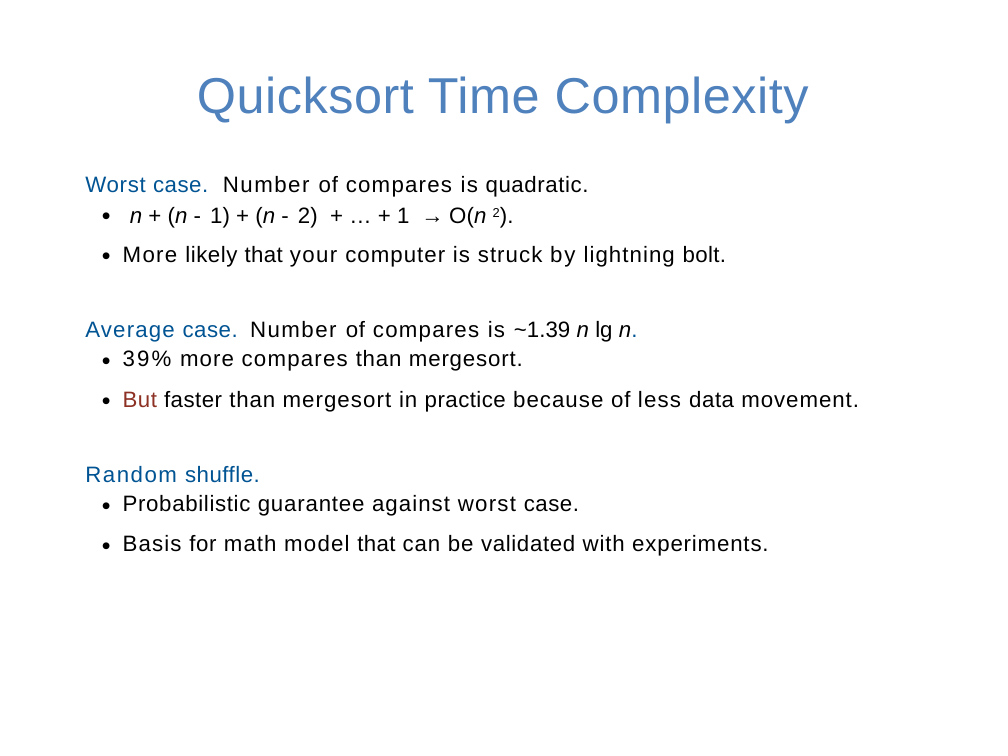
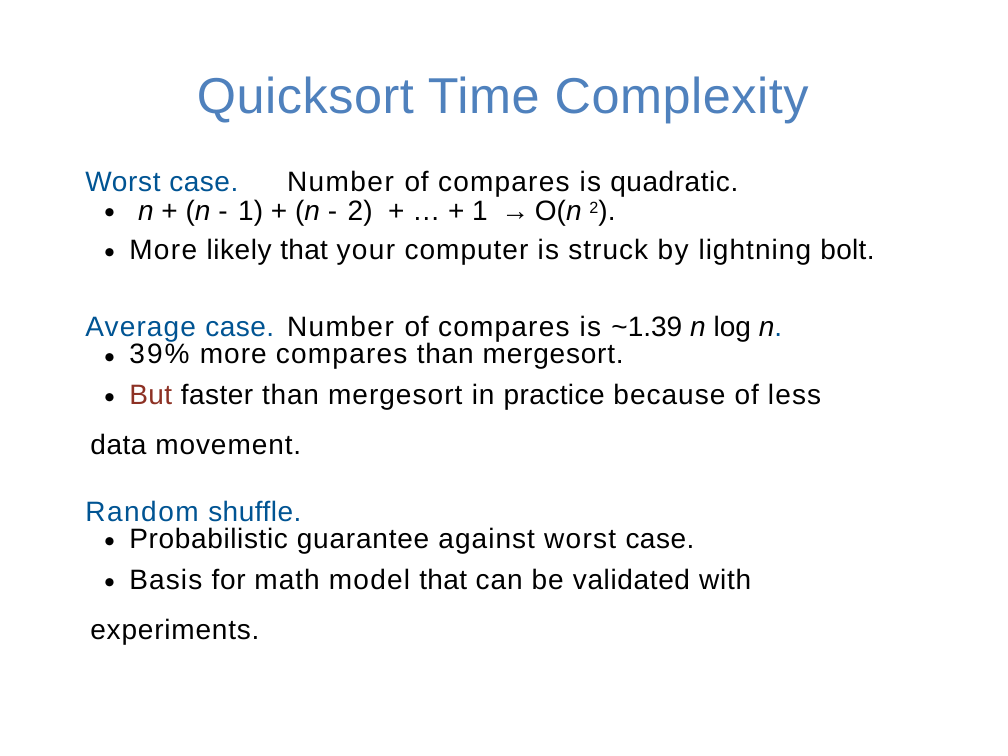
Before and after one commit to guhofstra/CSC111Fa25, a slide deck: slide 27 of PPTs/Lecture 13-sorting algorithms.pptx (slide 26 before the commit). Drawn at 1008x756 pixels with LibreOffice and Linux fonts; fonts in the diff are those of the drawing. Boxes give left, top, right and bottom in pixels: in the first picture for what was removed or moved away, otherwise in the second. Text is boxed around its words. In the diff, an @@ line names an element or a change of style, - is before the commit and + after.

```diff
--- a/PPTs/Lecture 13-sorting algorithms.pptx
+++ b/PPTs/Lecture 13-sorting algorithms.pptx
@@ text at [85,170,874,644]: size 15.9 to 20 pt in "Worst case. Number of compares is quadratic.", "n + (n - 1) + (n ...", "・More likely that your computer is struck ...", "・39% more compares than mergesort." and 4 more places; size 39.7 to 48 pt in "・", "・More", "・39%", "・But" and 2 more places @@
@@ text at [85,315,782,341]: text changed; size 15.9 to 20 pt @@
-Average case. Number of compares is ~1.39 n lg n.
+Average case. Number of compares is ~1.39 n log n.
```
Also in this commit, not shown: 18 other slides changed, 6 slides added, 1 slide removed, 17 other files.
